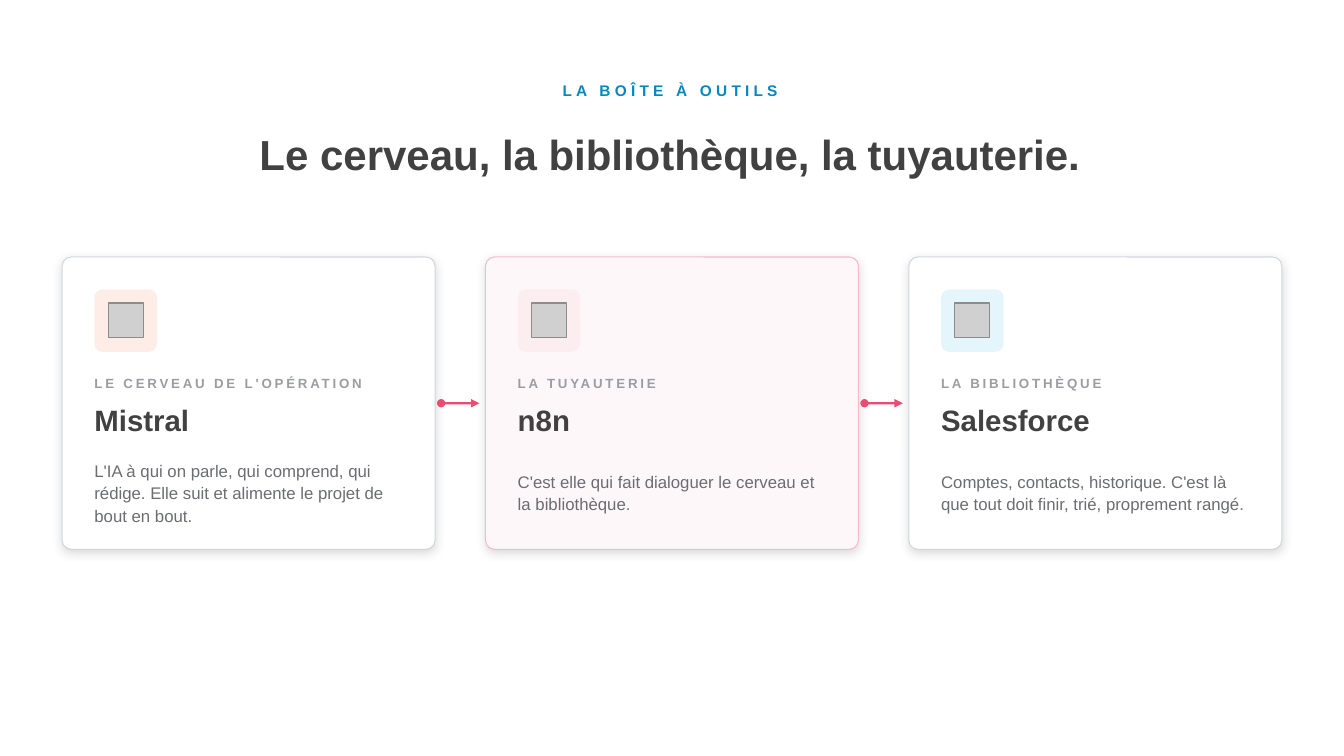
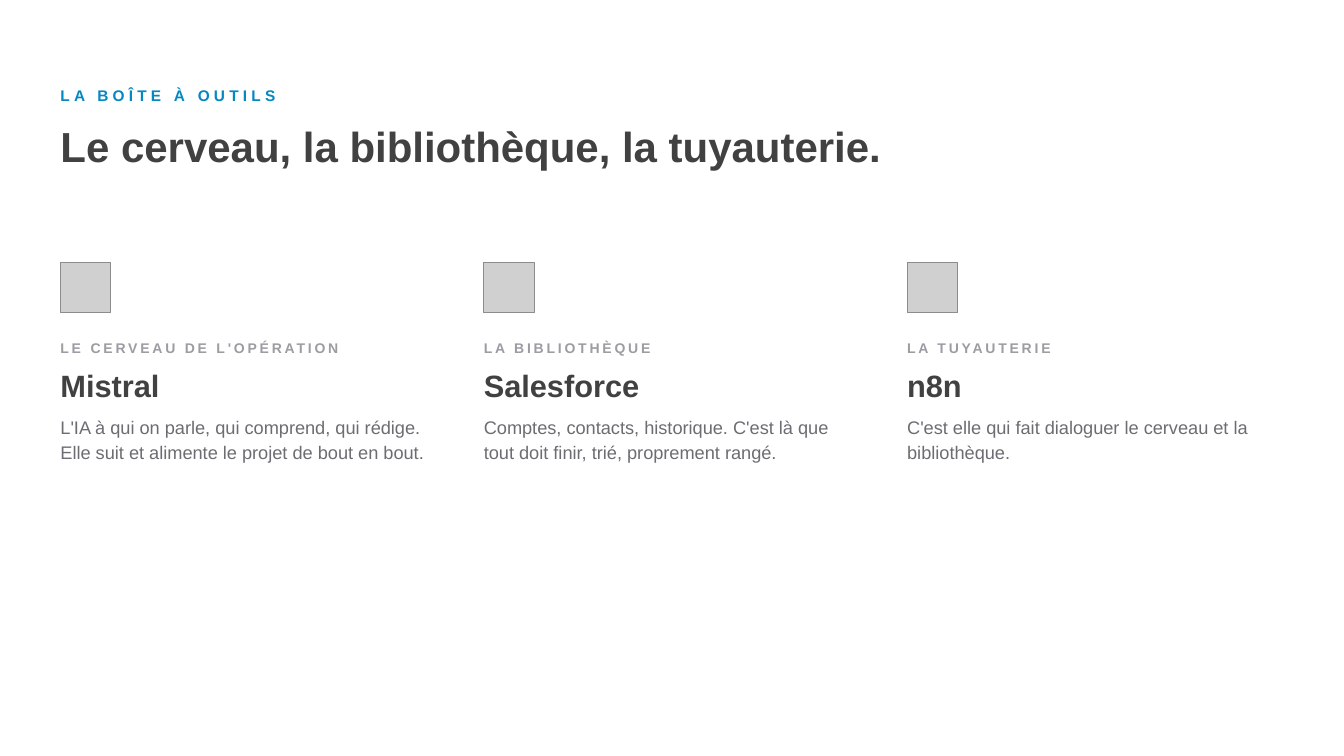
Before and after one commit to felixuniversityca-svg/task-dashboard, a slide deck: slide 2 of LIA-concretement-Capital-Croissance.pptx. Drawn at 1344x756 pixels with LibreOffice and Linux fonts; fonts in the diff are those of the drawing; grey boxes stand for pictures. Boxes give left, top, right and bottom in pixels: in the first picture for what was removed or moved away, otherwise in the second. Text is boxed around its words. In the diff, an @@ line names an element or a change of style, - is before the commit and + after.

```diff
--- a/LIA-concretement-Capital-Croissance.pptx
+++ b/LIA-concretement-Capital-Croissance.pptx
@@ text "LA BOÎTE À OUTILS" at [60, 89, 276, 101]: alignment centre to left @@
@@ text "Le cerveau, la bibliothèque, la ..." at [60, 131, 881, 171]: alignment centre to left; vertical alignment middle to top @@
@@ picture: place and size @@
-picture at [108, 303, 143, 339]
+picture at [60, 262, 111, 313]
@@ rounded rectangle removed at [63, 257, 436, 549] @@
@@ picture: place and size @@
-picture at [955, 303, 990, 339]
+picture at [484, 262, 534, 313]
@@ rounded rectangle removed at [486, 257, 859, 549] @@
@@ picture: place and size @@
-picture at [531, 303, 567, 339]
+picture at [907, 262, 958, 313]
@@ rounded rectangle removed at [909, 257, 1282, 549] @@
@@ rounded rectangle removed at [95, 289, 157, 352] @@
@@ rounded rectangle removed at [518, 289, 581, 352] @@
@@ rounded rectangle removed at [942, 289, 1004, 352] @@
@@ text "LE CERVEAU DE L'OPÉRATION": place and size @@
-text "LE CERVEAU DE L'OPÉRATION" at [94, 379, 102, 388]
+text "LE CERVEAU DE L'OPÉRATION" at [60, 343, 69, 353]
@@ size 9.5 to 10 pt in 3 elements at [907, 335, 1280, 361], [60, 343, 69, 353], [484, 342, 650, 356] @@
@@ text "LA BIBLIOTHÈQUE": place and size @@
-text "LA BIBLIOTHÈQUE" at [941, 377, 1101, 391]
+text "LA BIBLIOTHÈQUE" at [484, 342, 650, 356]
@@ text "LA TUYAUTERIE": place and size @@
-text "LA TUYAUTERIE" at [518, 370, 827, 396]
+text "LA TUYAUTERIE" at [907, 335, 1280, 361]
@@ text "Mistral": place and size @@
-text "Mistral" at [94, 409, 189, 432]
+text "Mistral" at [60, 374, 159, 398]
@@ size 21 to 22 pt in 3 elements at [907, 375, 962, 398], [60, 374, 159, 398], [484, 374, 639, 398] @@
@@ text "Salesforce": place and size @@
-text "Salesforce" at [941, 409, 1090, 432]
+text "Salesforce" at [484, 374, 639, 398]
@@ text "n8n": place and size @@
-text "n8n" at [518, 410, 570, 432]
+text "n8n" at [907, 375, 962, 398]
@@ text "L'IA à qui on parle, ...": place and size @@
-text "L'IA à qui on parle, ..." at [94, 464, 384, 522]
+text "L'IA à qui on parle, ..." at [60, 420, 423, 463]
@@ double arrow removed from (442, 403) to (480, 403) @@
@@ size 12 to 13 pt; line spacing 16pt to 18pt; vertical alignment middle to top in 3 elements at [907, 421, 1248, 463], [60, 420, 423, 463], [484, 420, 828, 463] @@
@@ text "Comptes, contacts, historique. C'est là ...": place and size @@
-text "Comptes, contacts, historique. C'est là ..." at [941, 475, 1244, 514]
+text "Comptes, contacts, historique. C'est là ..." at [484, 420, 828, 463]
@@ double arrow removed from (865, 403) to (903, 403) @@
@@ text "C'est elle qui fait dialoguer ...": place and size @@
-text "C'est elle qui fait dialoguer ..." at [518, 476, 814, 514]
+text "C'est elle qui fait dialoguer ..." at [907, 421, 1248, 463]
```
Also in this commit, not shown: 10 other slides changed.
